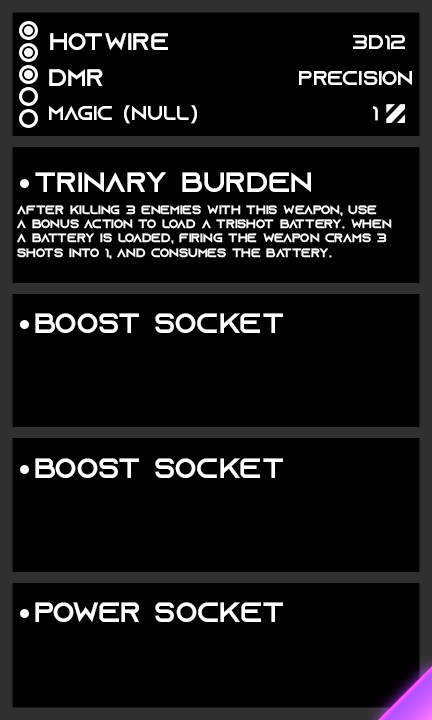
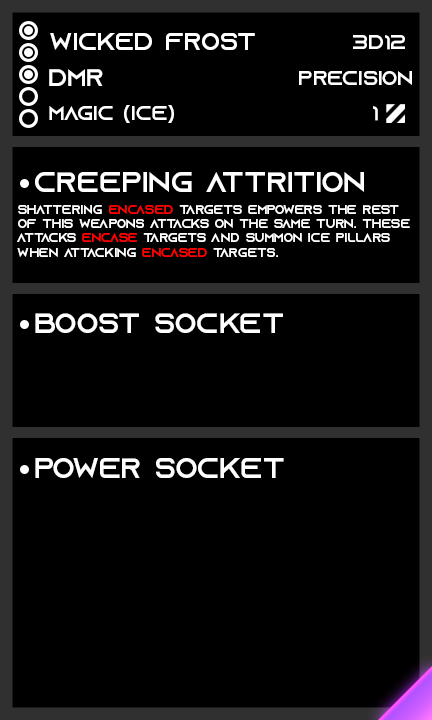
Layered file, before and after one edit (w=432, h=720). Changes by layer:
renamed "magic (null)" to "magic (ice)", painted on it over left=49, top=105, right=197, bottom=124
renamed "hotwire" to "wicked frost", painted on it over left=50, top=33, right=255, bottom=50
renamed "after killing 3 enemies with this weapon, use a bonus action to" to "shattering encased targets empowers the rest of this weapons at", painted on it over left=17, top=205, right=410, bottom=259
renamed "trinary burden" to "creeping attrition", painted on it over left=35, top=172, right=364, bottom=192
renamed "boost socket" to "power socket", painted on it over left=35, top=458, right=284, bottom=478
hid group "Mod Slot 4" (4 layers) over left=12, top=572, right=420, bottom=622